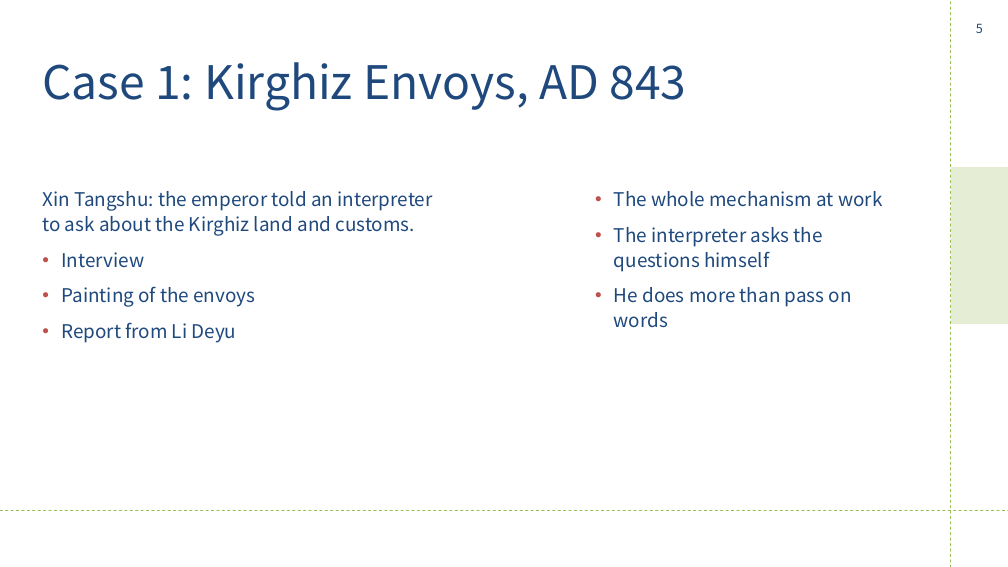
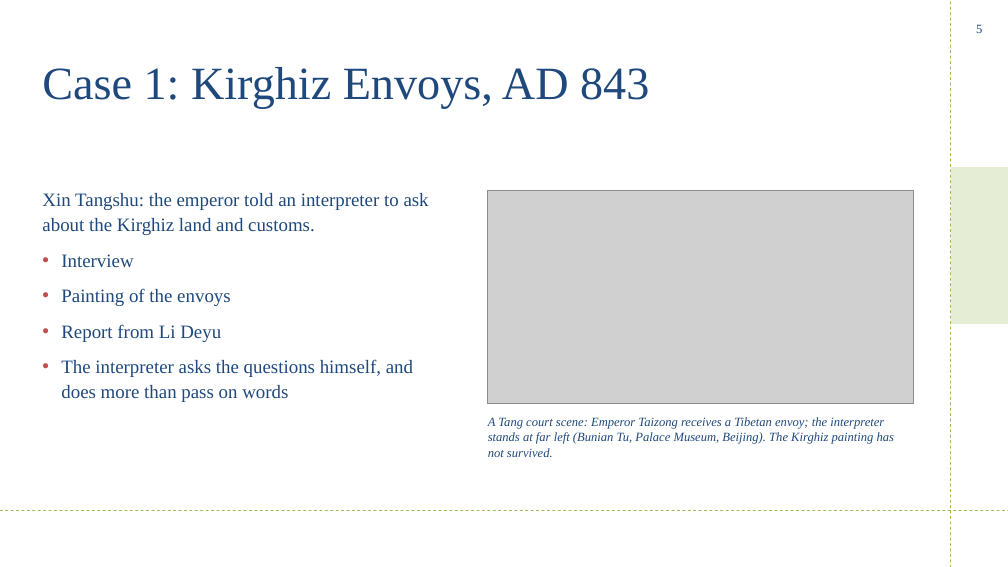
Before and after one commit to WuYusen825/me, a slide deck: slide 5 of Speaker2_slides.pptx. Drawn at 1008x567 pixels with LibreOffice and Linux fonts; fonts in the diff are those of the drawing; grey boxes stand for pictures. Boxes give left, top, right and bottom in pixels: in the first picture for what was removed or moved away, otherwise in the second. Text is boxed around its words. In the diff, an @@ line names an element or a change of style, - is before the commit and + after.

```diff
--- a/Speaker2_slides.pptx
+++ b/Speaker2_slides.pptx
@@ page number at bbox=[976, 24, 982, 33]: font Noto Sans CJK SC to Times New Roman @@
@@ title "Case 1: Kirghiz Envoys, AD ..." at bbox=[42, 67, 649, 109]: font Noto Sans CJK SC to Times New Roman @@
@@ text at bbox=[42, 193, 429, 342]: font Noto Sans CJK SC to Times New Roman in "Xin Tangshu: the emperor told an interpreter ...", "Interview", "Painting of the envoys", "Report from Li Deyu" @@
@@ picture added at bbox=[488, 191, 913, 404] @@
@@ text removed at bbox=[614, 191, 882, 328] @@
-• The whole mechanism at work
-• The interpreter asks the questions himself
-• He does more than pass on words
@@ text at bbox=[61, 359, 413, 402]: paragraph added @@
+  • The interpreter asks the questions himself, and does more than pass on words
@@ text added at bbox=[488, 417, 894, 457], 12 pt, text #1F497D, italic @@
+A Tang court scene: Emperor Taizong receives a Tibetan envoy; the interpreter stands at far left (Bunian Tu, Palace Museum, Beijing). The Kirghiz painting has not survived.
```
Also in this commit, not shown: 7 other slides changed, 1 other file.
